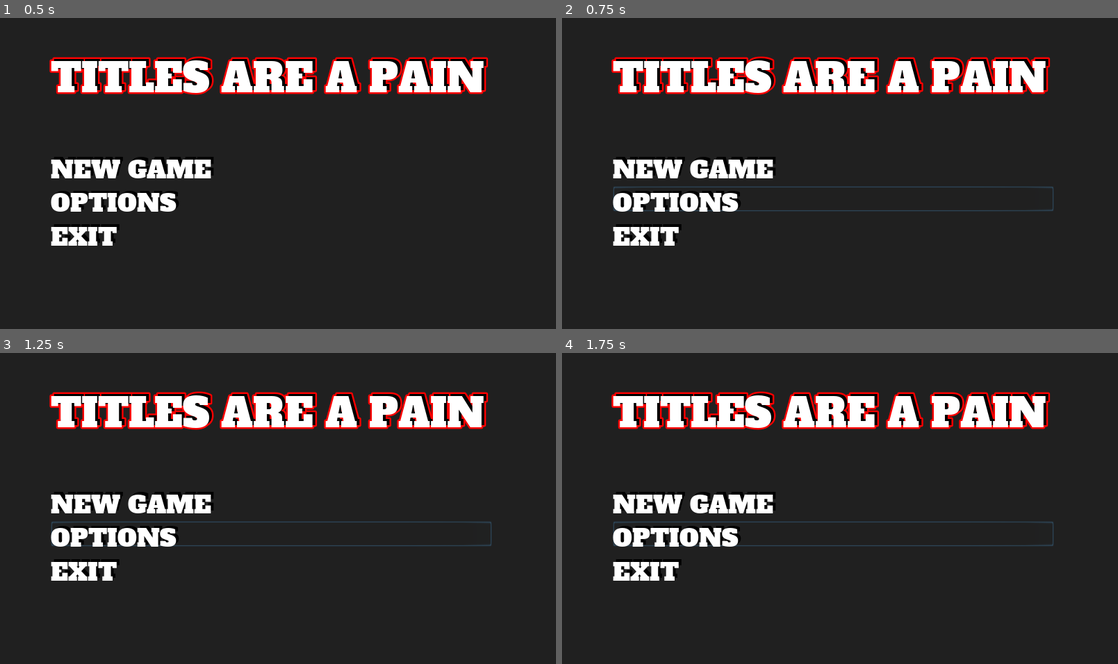
Above: before the commit, frames 1-4 (two rows, left to right).
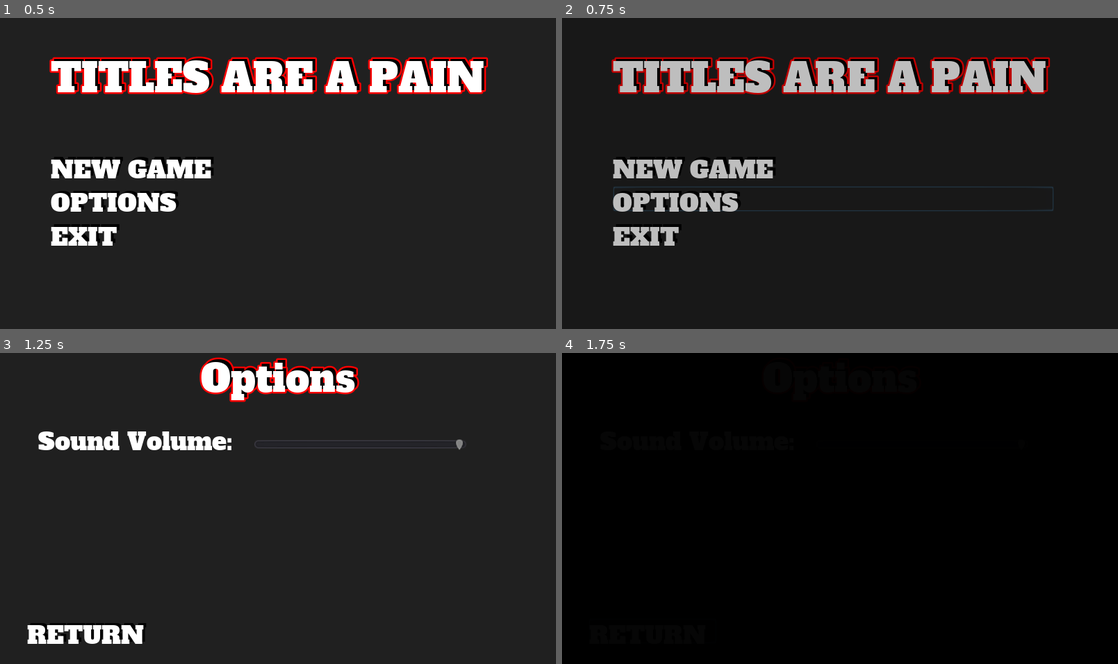
Above: after the commit, the same moments.

Repository: gw935/Skriptsprachen_Spiel
Game: Godot game, scene res://Scenes/TitleScreen/TitleScreen.tscn
Same seed, same stepped clock (60 frames per second), same inputs: the game is played once before the commit and once after it. Sound files missing from this copy of the repository are replaced by a short silence.
Inputs (mouse positions are in pixels of both pictures, inside the frame that each line leads up to):
- Up to frame 1 (0.5 s): no input
- Up to frame 2 (0.75 s): click "OPTIONS" at 0.5 s
- Up to frame 3 (1.25 s): no input
- Up to frame 4 (1.75 s): click (650, 629) at 1.25 s, where only the run after the commit has a clickable "RETURN"

Frame 1 is identical in both runs. In frame 2, 9.7% of the frame differs, in the area x 8-88%, y 12-74%; in frame 3, 18%; in frame 4, 98%, in the area x 0-100%, y 0-100%.

Commit message:
Settingsmenu implemented (only Sound)

Diff:
--- /dev/null
+++ b/Scenes/SettingsScreen/SettingsScreen.gd
@@ -0,0 +1,16 @@
+extends Control
+
+
+func _on_Sound_Volum_HSlider_value_changed(value):
+	if value == $Sound_Volum_HSlider.min_value:
+		AudioServer.set_bus_volume_db(AudioServer.get_bus_index("Master"), -255)
+	else:
+		AudioServer.set_bus_volume_db(AudioServer.get_bus_index("Master"), value)
+
+
+func _on_ReturnButton_pressed():
+	$FadeIn.show()
+	$FadeIn/AnimationPlayer.play("fade_into_titlescreen_from_settings")
+
+func changeToTitleScreen():
+	get_tree().change_scene("res://Scenes/TitleScreen/TitleScreen.tscn")
--- /dev/null
+++ b/Scenes/SettingsScreen/SettingsScreen.tscn
@@ -0,0 +1,133 @@
+[gd_scene load_steps=8 format=2]
+
+[ext_resource path="res://Scenes/SettingsScreen/SettingsScreen.gd" type="Script" id=1]
+[ext_resource path="res://Assets/Themes/DefTheme.tres" type="Theme" id=2]
+[ext_resource path="res://Assets/fonts/AlfaSlabOne-Regular.ttf" type="DynamicFontData" id=3]
+[ext_resource path="res://Scenes/LevelSelectionScreen/ReturnButton.tscn" type="PackedScene" id=4]
+[ext_resource path="res://Scenes/TitleScreen/FadeIn.tscn" type="PackedScene" id=5]
+
+[sub_resource type="DynamicFont" id=1]
+size = 45
+outline_size = 2
+font_data = ExtResource( 3 )
+
+[sub_resource type="Animation" id=2]
+resource_name = "fade_into_titlescreen_from_settings"
+length = 0.5
+tracks/0/type = "bezier"
+tracks/0/path = NodePath(".:color:r")
+tracks/0/interp = 1
+tracks/0/loop_wrap = true
+tracks/0/imported = false
+tracks/0/enabled = true
+tracks/0/keys = {
+"points": PoolRealArray( 0, -0.25, 0, 0.25, 0, 0, -0.25, 0, 0.25, 0 ),
+"times": PoolRealArray( 0, 0.5 )
+}
+tracks/1/type = "bezier"
+tracks/1/path = NodePath(".:color:g")
+tracks/1/interp = 1
+tracks/1/loop_wrap = true
+tracks/1/imported = false
+tracks/1/enabled = true
+tracks/1/keys = {
+"points": PoolRealArray( 0, -0.25, 0, 0.25, 0, 0, -0.25, 0, 0.25, 0 ),
+"times": PoolRealArray( 0, 0.5 )
+}
+tracks/2/type = "bezier"
+tracks/2/path = NodePath(".:color:b")
+tracks/2/interp = 1
+tracks/2/loop_wrap = true
+tracks/2/imported = false
+tracks/2/enabled = true
+tracks/2/keys = {
+"points": PoolRealArray( 0, -0.25, 0, 0.25, 0, 0, -0.25, 0, 0.25, 0 ),
+"times": PoolRealArray( 0, 0.5 )
+}
+tracks/3/type = "bezier"
+tracks/3/path = NodePath(".:color:a")
+tracks/3/interp = 1
+tracks/3/loop_wrap = true
+tracks/3/imported = false
+tracks/3/enabled = true
+tracks/3/keys = {
+"points": PoolRealArray( 0, -0.25, 0, 0.25, 0, 1, -0.25, 0, 0.25, 0 ),
+"times": PoolRealArray( 0, 0.5 )
+}
+tracks/4/type = "method"
+tracks/4/path = NodePath("..")
+tracks/4/interp = 1
+tracks/4/loop_wrap = true
+tracks/4/imported = false
+tracks/4/enabled = true
+tracks/4/keys = {
+"times": PoolRealArray( 0.5 ),
+"transitions": PoolRealArray( 1 ),
+"values": [ {
+"args": [  ],
+"method": "changeToTitleScreen"
+} ]
+}
+
+[node name="SettingsScreen" type="Control"]
+anchor_right = 1.0
+anchor_bottom = 1.0
+script = ExtResource( 1 )
+__meta__ = {
+"_edit_use_anchors_": false
+}
+
+[node name="Options_Label" type="Label" parent="."]
+anchor_right = 1.0
+margin_bottom = 60.0
+theme = ExtResource( 2 )
+custom_colors/font_color = Color( 1, 1, 1, 1 )
+custom_colors/font_outline_modulate = Color( 1, 0, 0, 1 )
+custom_colors/font_color_shadow = Color( 0, 0, 0, 1 )
+custom_constants/shadow_offset_x = 3
+custom_constants/shadow_offset_y = -3
+custom_fonts/font = SubResource( 1 )
+text = "Options"
+align = 1
+valign = 1
+__meta__ = {
+"_edit_use_anchors_": false
+}
+
+[node name="Sound_Volum_HSlider" type="HSlider" parent="."]
+margin_left = 300.0
+margin_top = 100.0
+margin_right = 550.0
+margin_bottom = 116.0
+min_value = -40.0
+max_value = 0.0
+__meta__ = {
+"_edit_use_anchors_": false
+}
+
+[node name="Sound_Volum_Label" type="Label" parent="."]
+margin_left = 45.0
+margin_top = 85.0
+margin_right = 279.0
+margin_bottom = 129.0
+rect_pivot_offset = Vector2( 117, 22 )
+theme = ExtResource( 2 )
+text = "Sound Volume:"
+
+[node name="ReturnButton" parent="." instance=ExtResource( 4 )]
+margin_left = 32.0
+margin_top = 314.0
+margin_right = 182.0
+margin_bottom = 344.0
+rect_min_size = Vector2( 150, 30 )
+
+[node name="FadeIn" parent="." instance=ExtResource( 5 )]
+visible = false
+
+[node name="AnimationPlayer" parent="FadeIn" index="0"]
+anims/fade_into_titlescreen_from_settings = SubResource( 2 )
+
+[connection signal="value_changed" from="Sound_Volum_HSlider" to="." method="_on_Sound_Volum_HSlider_value_changed"]
+[connection signal="pressed" from="ReturnButton" to="." method="_on_ReturnButton_pressed"]
+
+[editable path="FadeIn"]
--- a/Scenes/TitleScreen/TitleScreen.gd
+++ b/Scenes/TitleScreen/TitleScreen.gd
@@ -10,8 +10,13 @@
 	get_tree().change_scene("res://Scenes/LevelSelectionScreen/LevelSelectionScreen.tscn")
 
 
+func changeToSettingsScreen():
+	get_tree().change_scene("res://Scenes/SettingsScreen/SettingsScreen.tscn")
+
+
 func _on_OptionsButton_pressed():
-	pass # TODO: open Options Menu
+	$FadeIn.show()
+	$FadeIn/AnimationPlayer.play("fade_into_SettingsScreen")
 
 
 func _on_ExitButton_pressed():
--- a/Scenes/TitleScreen/TitleScreen.tscn
+++ b/Scenes/TitleScreen/TitleScreen.tscn
@@ -71,6 +71,64 @@
 } ]
 }
 
+[sub_resource type="Animation" id=3]
+resource_name = "fade_into_SettingsScreen"
+length = 0.5
+tracks/0/type = "bezier"
+tracks/0/path = NodePath(".:color:r")
+tracks/0/interp = 1
+tracks/0/loop_wrap = true
+tracks/0/imported = false
+tracks/0/enabled = true
+tracks/0/keys = {
+"points": PoolRealArray( 0, -0.25, 0, 0.25, 0, 0, -0.25, 0, 0.25, 0 ),
+"times": PoolRealArray( 0, 0.5 )
+}
+tracks/1/type = "bezier"
+tracks/1/path = NodePath(".:color:g")
+tracks/1/interp = 1
+tracks/1/loop_wrap = true
+tracks/1/imported = false
+tracks/1/enabled = true
+tracks/1/keys = {
+"points": PoolRealArray( 0, -0.25, 0, 0.25, 0, 0, -0.25, 0, 0.25, 0 ),
+"times": PoolRealArray( 0, 0.5 )
+}
+tracks/2/type = "bezier"
+tracks/2/path = NodePath(".:color:b")
+tracks/2/interp = 1
+tracks/2/loop_wrap = true
+tracks/2/imported = false
+tracks/2/enabled = true
+tracks/2/keys = {
+"points": PoolRealArray( 0, -0.25, 0, 0.25, 0, 0, -0.25, 0, 0.25, 0 ),
+"times": PoolRealArray( 0, 0.5 )
+}
+tracks/3/type = "bezier"
+tracks/3/path = NodePath(".:color:a")
+tracks/3/interp = 1
+tracks/3/loop_wrap = true
+tracks/3/imported = false
+tracks/3/enabled = true
+tracks/3/keys = {
+"points": PoolRealArray( 0, -0.25, 0, 0.25, 0, 1, -0.25, 0, 0.25, 0 ),
+"times": PoolRealArray( 0, 0.5 )
+}
+tracks/4/type = "method"
+tracks/4/path = NodePath("..")
+tracks/4/interp = 1
+tracks/4/loop_wrap = true
+tracks/4/imported = false
+tracks/4/enabled = true
+tracks/4/keys = {
+"times": PoolRealArray( 0.5 ),
+"transitions": PoolRealArray( 1 ),
+"values": [ {
+"args": [  ],
+"method": "changeToSettingsScreen"
+} ]
+}
+
 [node name="TitleScreen" type="Control"]
 anchor_right = 1.0
 anchor_bottom = 1.0
@@ -126,6 +184,7 @@
 
 [node name="AnimationPlayer" parent="FadeIn" index="0"]
 anims/fade_into_LevelSelectionScreen = SubResource( 2 )
+anims/fade_into_SettingsScreen = SubResource( 3 )
 
 [connection signal="pressed" from="Menu/Buttons/NewGameButton" to="." method="_on_NewGameButton_pressed"]
 [connection signal="pressed" from="Menu/Buttons/OptionsButton" to="." method="_on_OptionsButton_pressed"]
Not shown: 1 places in Scenes/TitleScreen/TitleScreen.tscn that only renumber resources
